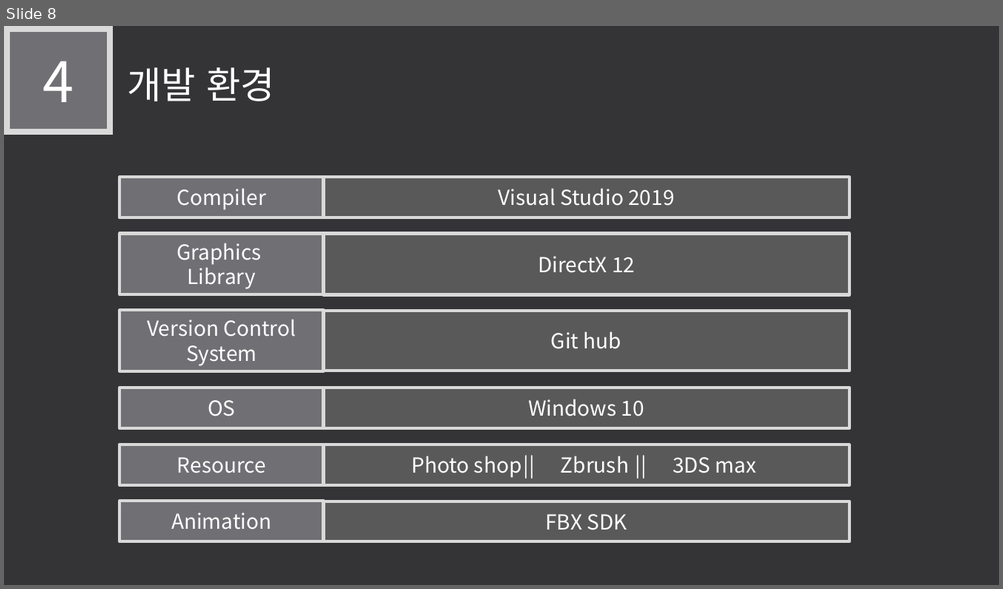
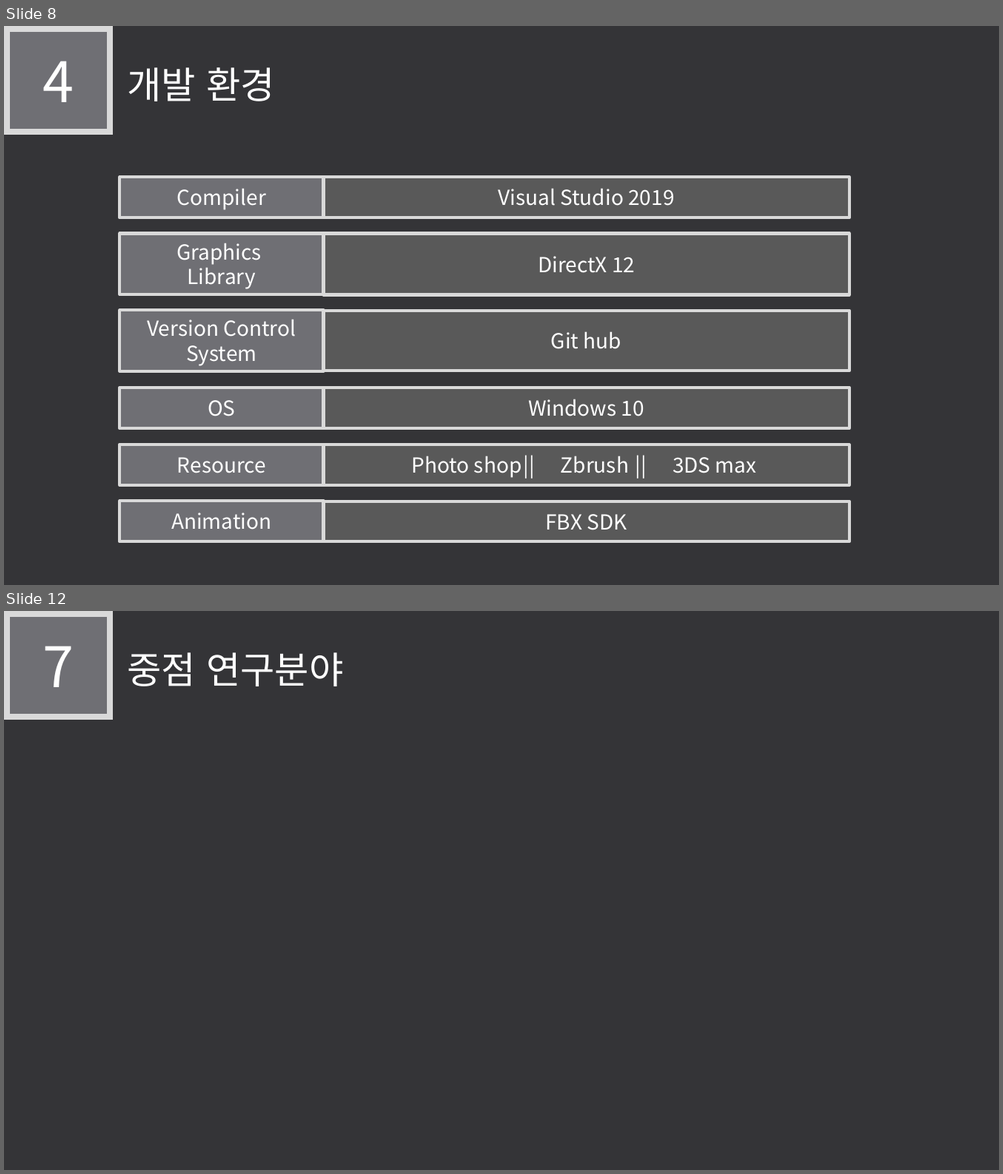
Before and after one commit to LEGO0937/Our_Project, a slide deck: 기획단계/졸작 제안서_α.pptx. Shown one above the other, each under a label of ours: slide 8 before the commit, slides 8 and 12 after it; the slides between them are not shown. The pictures are 1003x589 and 1003x1174 pixels, drawn with LibreOffice and Linux fonts; fonts in the diff are those of the drawing. Boxes give left, top, right and bottom in pixels: in the first picture for what was removed or moved away, otherwise in the second. Text is boxed around its words. In the diff, an @@ line names an element or a change of style, - is before the commit and + after.

```diff
--- a/기획단계/졸작 제안서_α.pptx
+++ b/기획단계/졸작 제안서_α.pptx
@@ slide 12 added at (4, 611, 999, 1170), background #353537 @@
@@ rectangle added at (7, 614, 110, 717), fill #6F6F74, outline #D9D9D9 6 pt, 54 pt, text #FFFFFF @@
+7
@@ text added at (127, 652, 343, 686), 36 pt, text #FFFFFF @@
+중점 연구분야
```
Also in this commit, not shown: 5 slides changed, 1 other slide added.
